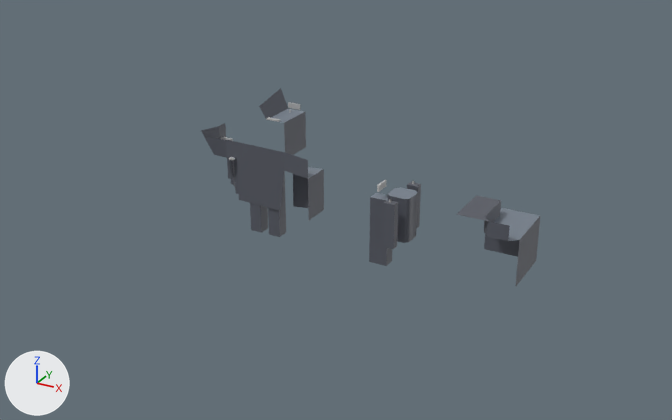
Before and after pictures for a commit that changed the FBX model Assets/Escenario/FBX/Salas Tutorial.fbx.
The view is the same before and after, from a 50 mm camera at (188.0, -431.0, 211.0) aimed at (-73.0, 44.0, -26.0). The axes (+X, +Y, +Z) are drawn at lower left. The lights are the same throughout. Where no turn or scale is listed for an object, it has been applied to the vertices. Vertices at the same position are counted once.

Names of what the first picture shows: 'Enemy_pilar', 'Entry', 'Exit_Room', 'Platform1', 'PlayableArea', 'Rest_Room', 'WASD_Room', 'pCube10'.
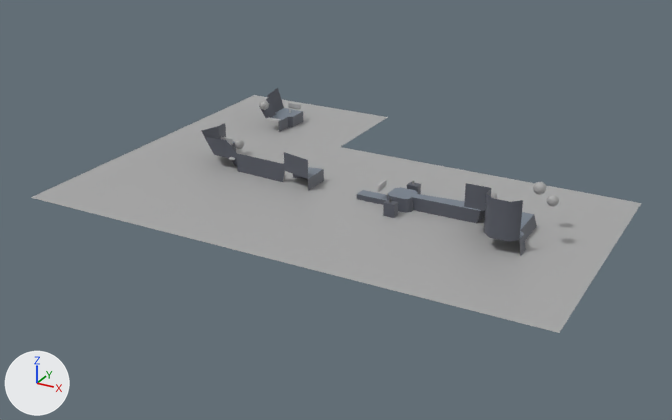
ob_shooting_room is not drawn itself; it is the parent of ob_doortp_1, ob_event__1, ob_dummiesshooter__2, ob_interaction_1, ob_scenario, ob_event, ob_interaction__1, ob_dummiesshooter.
ob_b_tuto is not drawn itself; it is the parent of ob_wasd_room_1, ob_melee_room, ob_dash_room, ob_shooting_room.
ob_scenario is not drawn itself; it is the parent of ob_playablearea.

Where the newer file only moved an object's origin or applied its transform, the numbers keep the older frame.

Changed parts and their boxes (x1, y1, x2, y2) in the pictures (672 x 420 px):
'Fondo', added: after (31, 95, 641, 333)
'WASD_Room', reshaped, moved: before (456, 195, 540, 287); after (464, 183, 537, 256)
'PlayableArea', reshaped, moved, turned, rescaled: before (388, 187, 418, 243); after (386, 187, 485, 223)
'pCube10', moved: before (259, 88, 306, 155); after (259, 88, 303, 132)
'Exit_Room', reshaped: before (369, 193, 392, 266); after (357, 190, 387, 205)
'OjoVigilante', added: after (533, 182, 546, 195)
'OjoVigilante1', added: after (546, 194, 559, 207)
'OjoVigilante3', added: after (234, 139, 244, 149)
'OjoVigilante4', added: after (259, 100, 269, 110)
'DoorTp_3', moved, turned, rescaled (not visible afterwards): before (288, 107, 300, 110)
part 1 of me_mesh_017, added: after (386, 187, 485, 223)
part 2 of me_mesh_017, deleted: before (388, 187, 418, 243)
part 4 of me_mesh_026, cut back: before (226, 140, 284, 187); after (226, 140, 284, 170)

Patch to the scene script:
```diff
--- a/Assets/Escenario/FBX/Salas Tutorial.fbx.py
+++ b/Assets/Escenario/FBX/Salas Tutorial.fbx.py
@@ me_mesh_017 @@
 # used by ob_playablearea; parent = ob_scenario; location = (325000.0, -140812.0, -221900.0)
-me_mesh_017.from_pydata(...)  # 16 vertices, 11 faces; spans x -75000.0..75000.0, y -140812.0..140812.0, z -75000.0..75000.0
+me_mesh_017.from_pydata(...)  # 24 vertices, 19 faces; spans x -3028.0..3028.0, y -1408.0..1408.0, z -1305.0..1305.0
+# me_mesh_017 part 1: 24 vertices added at x -3028.0..3028.0, y -1408.0..1408.0, z -1305.0..1305.0
+# me_mesh_017 part 2: 16 vertices removed from x -75000.0..75000.0, y -140812.0..140812.0, z -75000.0..75000.0
 me_mesh_017.materials.append(mat_pared_mat)
@@ me_mesh_004 @@
-me_mesh_004.from_pydata(...)  # 18 vertices, 11 faces; spans x -17.4..17.4, y -20.0..20.0, z -18.5..18.5
+me_mesh_004.from_pydata(...)  # 36 vertices, 26 faces; spans x -22.4..22.4, y -25.7..25.7, z -25.4..25.4
+# me_mesh_004 part 5: 18 vertices removed from x -17.4..17.4, y -20.0..20.0, z -18.5..18.5; 36 vertices added at x -22.4..22.4, y -25.7..25.7, z -25.4..25.4
 me_mesh_004.materials.append(mat_pared_mat)
@@ me_mesh_020 @@
 me_mesh_020.from_pydata(...)  # 8 vertices, 10 faces; spans x -5.9..5.9, y -4.0..4.0, z -21.6..21.6
 # verts and faces of me_mesh_020; kept vertices keep their numbers, new ones are numbered from 8
+# me_mesh_020 part 3
+delete_faces([(0, 3, 2), (0, 1, 3), (2, 5, 4), (2, 3, 5), (4, 7, 6), (4, 5, 7)])
+delete_faces([(1, 5, 3), (1, 7, 5), (2, 4, 6), (0, 2, 6)])
+for i in [0, 2, 4, 6]: verts[i] += (-9.2, 0.0, 0.0)
+faces += [(0, 1, 3, 2), (4, 5, 7, 6), (1, 7, 5, 3), (0, 2, 4, 6)]  # mat_pared_mat (dark grey #575b65)
+faces += [(2, 3, 5, 4)]  # mat_piso_mat (grey #78828e)
+faces += [(0, 6, 7, 1)]  # mat_standardsurface1 (grey #aaaaaa)
 me_mesh_020.materials.append(mat_pared_mat)
 me_mesh_020.materials.append(mat_piso_mat)
+me_mesh_020.materials.append(mat_standardsurface1)  # grey #aaaaaa
@@ me_mesh_026 @@
 me_mesh_026.from_pydata(...)  # 32 vertices, 26 faces; spans x -35.0..35.0, y -15.3..15.3, z -20.2..20.2
 # verts and faces of me_mesh_026; kept vertices keep their numbers, new ones are numbered from 32
+# me_mesh_026 part 4
+delete_vertices([*range(4, 9), 17, 26, 27])  # with the faces that use them
+verts[31] = (35.0, -14.7, 12.4)  # moved, pixel (284, 164)
+verts[32] = (-1.7, -12.7, 12.4)  # pixel (237, 153)
+faces += [(0, 14, 11)]  # mat_piso_mat (grey #78828e)
+faces += [(0, 25, 32, 14), (14, 32, 31, 30), (9, 11, 12, 10)]  # mat_pared_mat (dark grey #575b65)
 me_mesh_026.materials.append(mat_pared_mat)
@@ ob_playablearea @@
 ob_playablearea.parent = ob_scenario
-ob_playablearea.location = (325000.0, -140812.0, -221900.0)
+ob_playablearea.location = (-277.5, -1408.0, -3469.0)
@@ ob_pcube10 @@
 ob_pcube10 = bpy.data.objects.new('pCube10', me_mesh_035)
-ob_pcube10.location = (-163.1, 125.8, -6.5)
+ob_pcube10.location = (-165.4, 125.8, -6.5)
@@ ob_wasd_room @@
 ob_wasd_room = bpy.data.objects.new('WASD_Room', me_mesh_004)
-ob_wasd_room.location = (41.4, 20.0, -9.7)
+ob_wasd_room.location = (43.2, 22.0, -2.7)
@@ ob_scenario @@
 ob_scenario.parent = ob_shooting_room
-ob_scenario.location = (-325000.0, 220622.0, 474400.0)
+ob_scenario.location = (4744.0, 2206.0, 3250.0)
@@ ob_shooting_room @@
 ob_shooting_room.parent = ob_b_tuto
-ob_shooting_room.location = (325000.0, -220622.0, -474400.0)
+ob_shooting_room.location = (1432.0, -1314.0, 3168.0)
@@ ob_b_tuto @@
 ob_b_tuto = bpy.data.objects.new('B_Tuto', None)
-ob_b_tuto.location = (0.0, 0.0, 0.0)
-ob_b_tuto.rotation_euler = (1.571, 0.0, 1.571)  # degrees (90, 0, 90)
-ob_b_tuto.scale = (0.0001, 0.0001, 0.0001)
+ob_b_tuto.location = (-61.76, 64.18, -8.92)
+ob_b_tuto.rotation_euler = (1.571, 0.0, 0.0)  # degrees (90, 0, 0)
+ob_b_tuto.scale = (0.01, 0.01, 0.01)
@@ ob_ojovigilante @@
+ob_ojovigilante = bpy.data.objects.new('OjoVigilante', me_mesh_037)  # 98 vertices, 96 faces; spans x -3.4..3.4, y -3.4..3.4, z -3.4..3.4; in mat_standardsurface1 (grey #aaaaaa)
+ob_ojovigilante.location = (64.1, 14.1, 26.9)
@@ ob_fondo @@
+ob_fondo = bpy.data.objects.new('Fondo', me_mesh_036)  # 126 vertices, 104 faces; spans x -163.0..163.0, y -123.0..123.0, z 0.0; in mat_standardsurface1 (grey #aaaaaa)
+ob_fondo.location = (-61.8, 58.2, -8.1)
@@ ob_ojovigilante4 @@
+ob_ojovigilante4 = bpy.data.objects.new('OjoVigilante4', me_mesh_041)  # 98 vertices, 96 faces; spans x -3.4..3.4, y -3.4..3.4, z -3.4..3.4; in mat_standardsurface1 (grey #aaaaaa)
+ob_ojovigilante4.location = (-169.6, 111.3, 10.5)
@@ ob_ojovigilante3 @@
+ob_ojovigilante3 = bpy.data.objects.new('OjoVigilante3', me_mesh_040)  # 98 vertices, 96 faces; spans x -3.4..3.4, y -3.4..3.4, z -3.4..3.4; in mat_standardsurface1 (grey #aaaaaa)
+ob_ojovigilante3.location = (-155.7, 58.3, -0.4)
@@ ob_ojovigilante1 @@
+ob_ojovigilante1 = bpy.data.objects.new('OjoVigilante1', me_mesh_038)  # 98 vertices, 96 faces; spans x -3.4..3.4, y -3.4..3.4, z -3.4..3.4; in mat_standardsurface1 (grey #aaaaaa)
+ob_ojovigilante1.location = (64.1, 42.7, 9.2)
```
